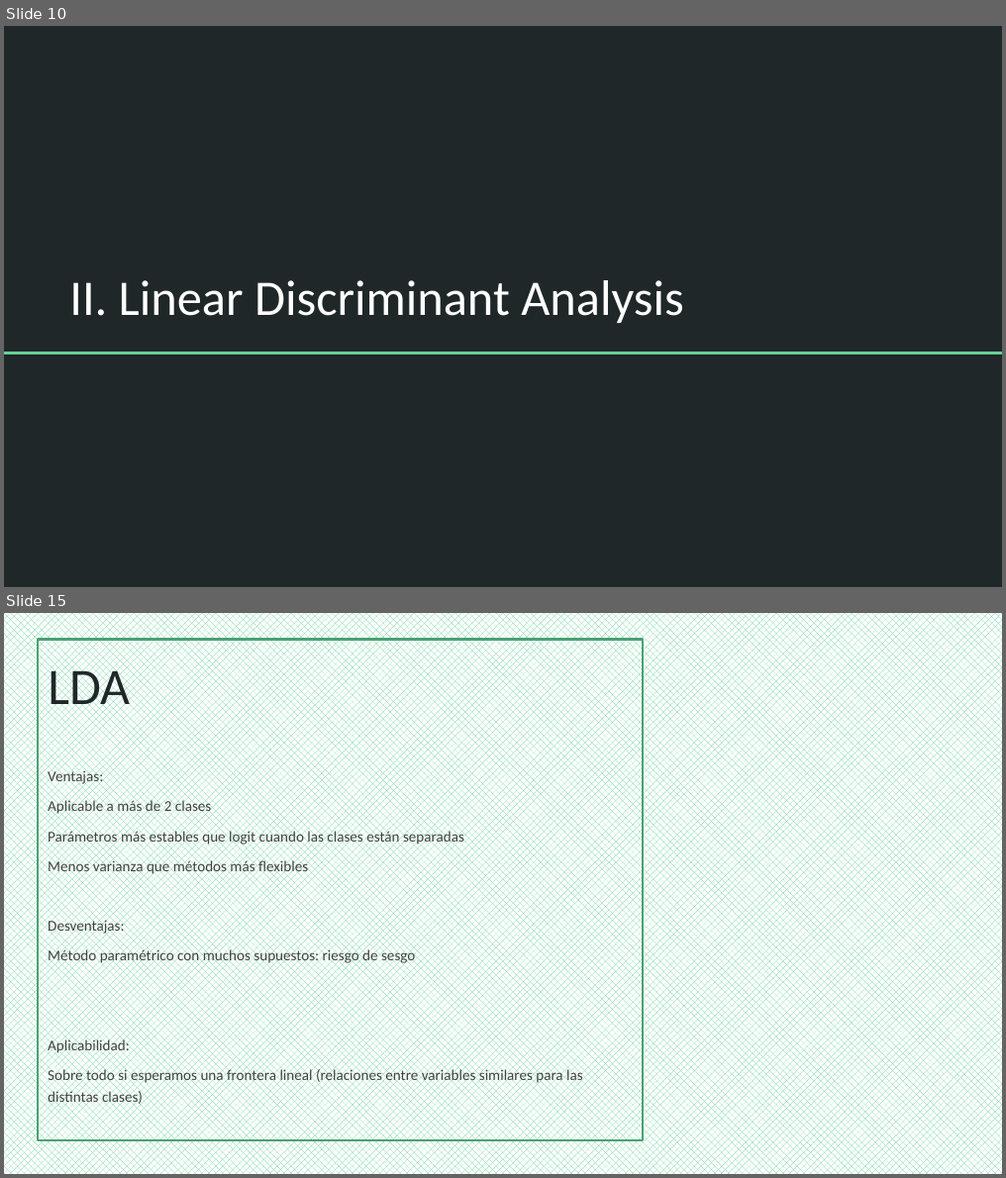
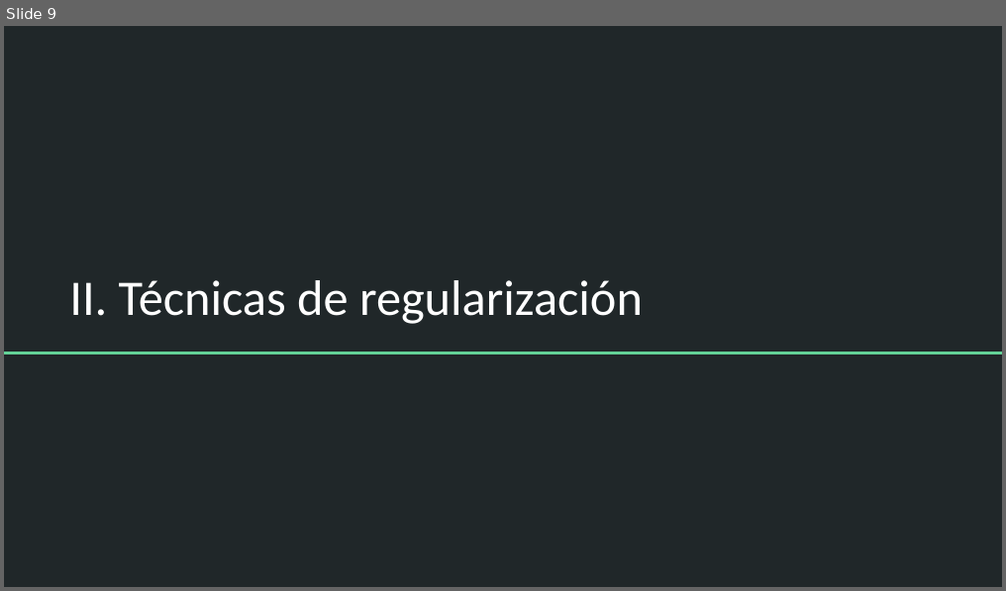
Before and after one commit to DCSCyHD/2023_modulo_3, a slide deck: clase5/teorica_5.pptx. Shown one above the other, each under a label of ours: slides 10 and 15 before the commit, slide 9 after it; the slides between them are not shown. The pictures are 1006x1178 and 1006x591 pixels, drawn with LibreOffice and Linux fonts; fonts in the diff are those of the drawing. Boxes give left, top, right and bottom in pixels: in the first picture for what was removed or moved away, otherwise in the second. Text is boxed around its words. In the diff, an @@ line names an element or a change of style, - is before the commit and + after.

```diff
--- a/clase5/teorica_5.pptx
+++ b/clase5/teorica_5.pptx
@@ slide 15 removed at (4,613,1002,1174), background pattern #63D297 on #FFFFFF @@
@@ rectangle removed at (38,639,643,1140) @@
-Ventajas:
-Aplicable a más de 2 clases
-Parámetros más estables que logit cuando las clases están separadas
-Menos varianza que métodos más flexibles
-Desventajas:
-Método paramétrico con muchos supuestos: riesgo de sesgo
-Aplicabilidad:
-Sobre todo si esperamos una frontera lineal (relaciones entre variables similares para las distintas clases)
@@ title removed at (48,662,130,716) @@
-LDA
@@ what was slide 10 is now slide 9 @@
@@ slide 9 changed as well @@
@@ title at (69,280,643,324): text changed @@
-II. Linear Discriminant Analysis
+II. Técnicas de regularización
```
Also in this commit, not shown: 6 other slides changed, 9 slides added, 16 other slides removed, 6 other files.
